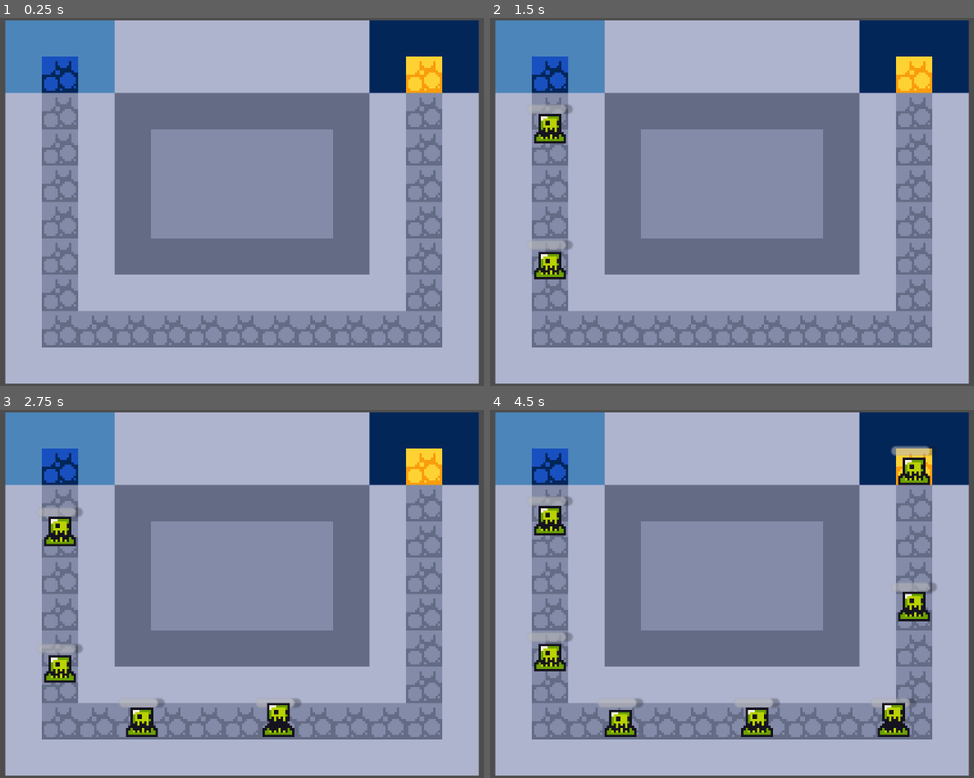
Above: before the commit, frames 1-4 (two rows, left to right).
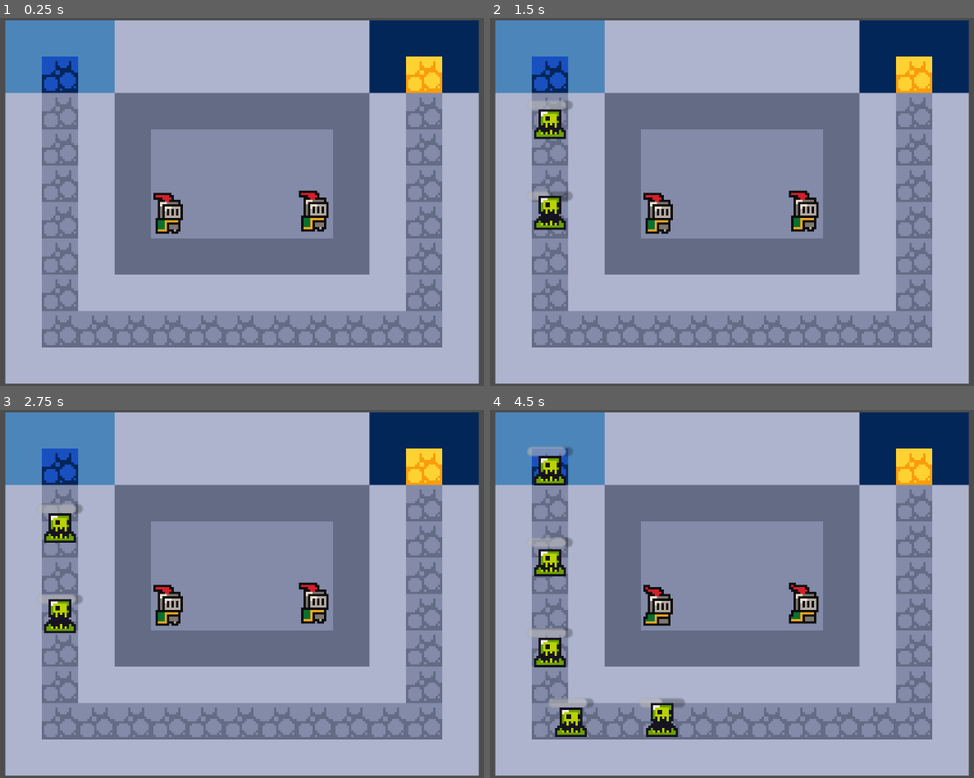
Above: after the commit, the same moments.

Repository: naeemexe/rush
Game: Godot game, scene res://scenes/game.tscn
Same seed, same stepped clock (60 frames per second), same inputs: the game is played once before the commit and once after it.
Inputs:
- Up to frame 1 (0.25 s): no input
- Up to frame 2 (1.5 s): no input
- Up to frame 3 (2.75 s): no input
- Up to frame 4 (4.5 s): no input

The runs differ from the first frame. In frame 1, 1.1% of the frame differs, in the area x 31-68%, y 46-59%; in frame 2, 2.9%; in frame 3, 3.9%; in frame 4, 7.5%, in the area x 7-93%, y 9-89%.

Commit message:
added archer

Diff:
--- a/project.godot
+++ b/project.godot
@@ -15,6 +15,10 @@
 config/features=PackedStringArray("4.6", "Forward Plus")
 config/icon="res://icon.svg"
 
+[global_group]
+
+enemy=""
+
 [physics]
 
 3d/physics_engine="Jolt Physics"
--- /dev/null
+++ b/scenes/archer.tscn
@@ -0,0 +1,66 @@
+[gd_scene format=3 uid="uid://lfy3f60b6sfy"]
+
+[ext_resource type="Script" uid="uid://b6na4u81cqmbl" path="res://scripts/archer.gd" id="1_b0l3x"]
+[ext_resource type="Texture2D" uid="uid://vabtwqh7repy" path="res://sprites/knight.png" id="1_jggnj"]
+
+[sub_resource type="AtlasTexture" id="AtlasTexture_b0l3x"]
+atlas = ExtResource("1_jggnj")
+region = Rect2(0, 0, 32, 32)
+
+[sub_resource type="AtlasTexture" id="AtlasTexture_orquw"]
+atlas = ExtResource("1_jggnj")
+region = Rect2(32, 0, 32, 32)
+
+[sub_resource type="AtlasTexture" id="AtlasTexture_cctdm"]
+atlas = ExtResource("1_jggnj")
+region = Rect2(64, 0, 32, 32)
+
+[sub_resource type="AtlasTexture" id="AtlasTexture_ejvcm"]
+atlas = ExtResource("1_jggnj")
+region = Rect2(96, 0, 32, 32)
+
+[sub_resource type="SpriteFrames" id="SpriteFrames_c85qa"]
+animations = [{
+"frames": [{
+"duration": 1.0,
+"texture": SubResource("AtlasTexture_b0l3x")
+}, {
+"duration": 1.0,
+"texture": SubResource("AtlasTexture_orquw")
+}, {
+"duration": 1.0,
+"texture": SubResource("AtlasTexture_cctdm")
+}, {
+"duration": 1.0,
+"texture": SubResource("AtlasTexture_ejvcm")
+}],
+"loop": true,
+"name": &"default",
+"speed": 5.0
+}]
+
+[sub_resource type="CircleShape2D" id="CircleShape2D_orquw"]
+radius = 81.22192
+
+[node name="archer" type="Node2D" unique_id=673601579]
+script = ExtResource("1_b0l3x")
+
+[node name="AnimatedSprite2D" type="AnimatedSprite2D" parent="." unique_id=1857517043]
+position = Vector2(0, -12)
+sprite_frames = SubResource("SpriteFrames_c85qa")
+autoplay = "default"
+
+[node name="Area2D" type="Area2D" parent="." unique_id=400505289]
+collision_mask = 2
+
+[node name="CollisionShape2D" type="CollisionShape2D" parent="Area2D" unique_id=1414345916]
+position = Vector2(0, -8)
+shape = SubResource("CircleShape2D_orquw")
+
+[node name="AttackTimer" type="Timer" parent="." unique_id=741298806]
+wait_time = 0.3
+autostart = true
+
+[connection signal="area_entered" from="Area2D" to="." method="_on_area_2d_area_entered"]
+[connection signal="area_exited" from="Area2D" to="." method="_on_area_2d_area_exited"]
+[connection signal="timeout" from="AttackTimer" to="." method="_on_attack_timer_timeout"]
--- a/scenes/game.tscn
+++ b/scenes/game.tscn
@@ -2,6 +2,7 @@
 
 [ext_resource type="Texture2D" uid="uid://b5hy6inogsb1h" path="res://sprites/world_tileset.png" id="1_lnu2h"]
 [ext_resource type="Script" uid="uid://clcrsg71tbwd6" path="res://scripts/path_2d.gd" id="2_iywne"]
+[ext_resource type="PackedScene" uid="uid://lfy3f60b6sfy" path="res://scenes/archer.tscn" id="3_lnu2h"]
 
 [sub_resource type="TileSetAtlasSource" id="TileSetAtlasSource_e2o6t"]
 texture = ExtResource("1_lnu2h")
@@ -157,7 +158,13 @@
 script = ExtResource("2_iywne")
 
 [node name="Timer" type="Timer" parent="TileMapLayer/Path2D" unique_id=1753711459]
-wait_time = 0.6
+wait_time = 0.4
 autostart = true
 
+[node name="archer" parent="." unique_id=673601579 instance=ExtResource("3_lnu2h")]
+position = Vector2(-30, 14)
+
+[node name="archer2" parent="." unique_id=1904178483 instance=ExtResource("3_lnu2h")]
+position = Vector2(34, 13)
+
 [connection signal="timeout" from="TileMapLayer/Path2D/Timer" to="TileMapLayer/Path2D" method="spawn_slime"]
--- a/scenes/slime.tscn
+++ b/scenes/slime.tscn
@@ -39,6 +39,9 @@
 "speed": 8.0
 }]
 
+[sub_resource type="RectangleShape2D" id="RectangleShape2D_p2gj0"]
+size = Vector2(10, 12)
+
 [node name="Slime" type="PathFollow2D" unique_id=644984301]
 z_index = 5
 rotates = false
@@ -58,3 +61,10 @@
 offset_right = 10.0
 offset_bottom = -13.0
 show_percentage = false
+
+[node name="Area2D" type="Area2D" parent="." unique_id=1851463117 groups=["enemy"]]
+collision_layer = 2
+
+[node name="CollisionShape2D" type="CollisionShape2D" parent="Area2D" unique_id=457366230]
+position = Vector2(0, -6)
+shape = SubResource("RectangleShape2D_p2gj0")
--- /dev/null
+++ b/scripts/archer.gd
@@ -0,0 +1,40 @@
+extends Node2D
+
+var enemies = []
+var target = null
+var damage = 40
+
+func _on_area_2d_area_entered(area: Area2D) -> void:
+	if area.is_in_group("enemy"):
+		var slime = area.get_parent()
+		enemies.append(slime)
+		update_target()
+		print("Slime Detected")
+
+
+func _on_area_2d_area_exited(area: Area2D) -> void:
+	if area.is_in_group("enemy"):
+		var slime = area.get_parent()
+		enemies.erase(slime)
+		update_target()
+
+
+func update_target():
+	var alive_enemies = []
+	for enemy in enemies:
+		if is_instance_valid(enemy):
+			alive_enemies.append(enemy)
+
+	enemies = alive_enemies
+
+	if enemies.size() > 0:
+		target = enemies[0]
+	else:
+		target = null
+
+func _on_attack_timer_timeout() -> void:
+	if is_instance_valid(target):
+		target.take_damage(damage)
+		print("Attacking")
+	else:
+		update_target()
--- a/scripts/path_2d.gd
+++ b/scripts/path_2d.gd
@@ -3,6 +3,6 @@
 var slime_scene = preload("res://scenes/slime.tscn")
 
 func spawn_slime():
-	print("Spawning!")
+	#print("Spawning!")
 	var new_slime = slime_scene.instantiate()
 	add_child(new_slime)
Not shown, added: scripts/archer.gd.uid
